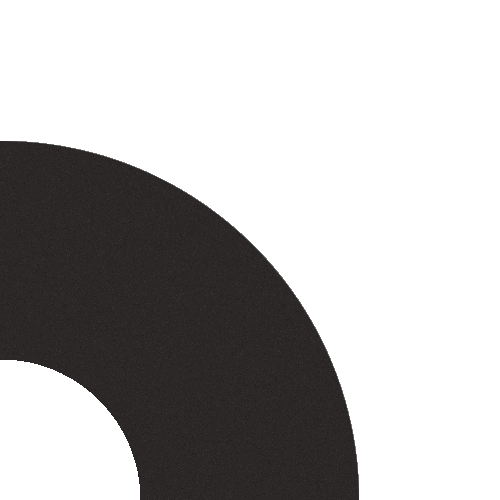
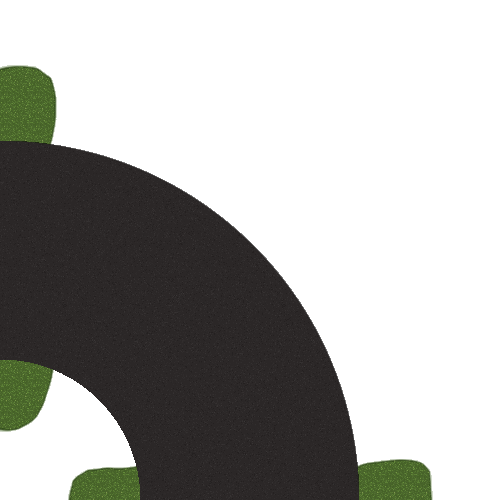
Layer changes from the first 500 x 500 image to the second:
added layer "Layer 26 copy" above "Layer 26" over box(0, 65, 433, 500)
added layer "Layer 27" above "Layer 24" over box(0, 65, 433, 500)